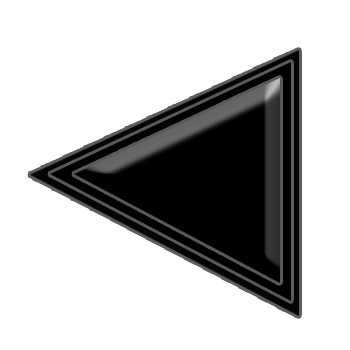
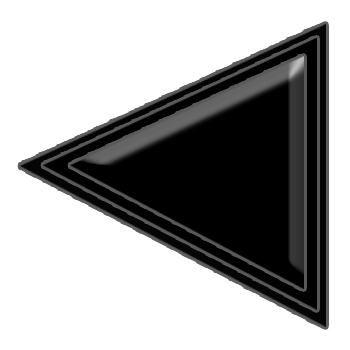
Revision of a layered w=350, h=350 image; what changed, layer by layer:
painted on "presionado" over [70, 56, 304, 289]
painted on "normal" over [43, 38, 317, 310]
painted on "sobre" over [20, 24, 326, 327]
